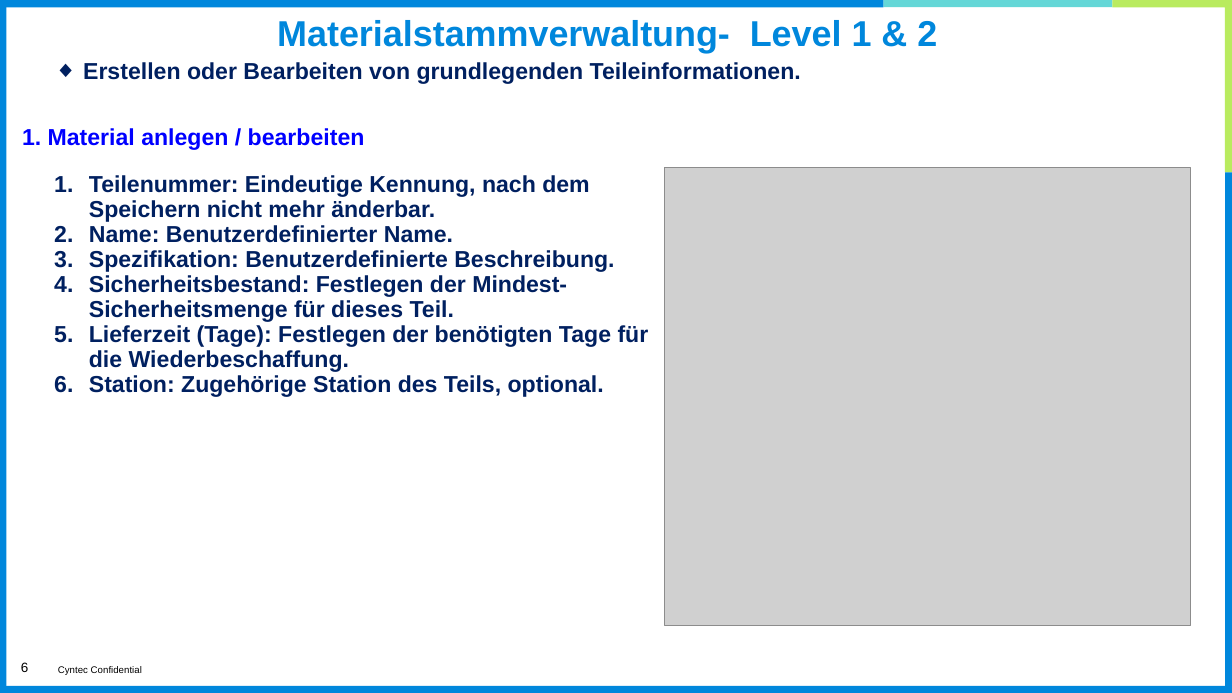
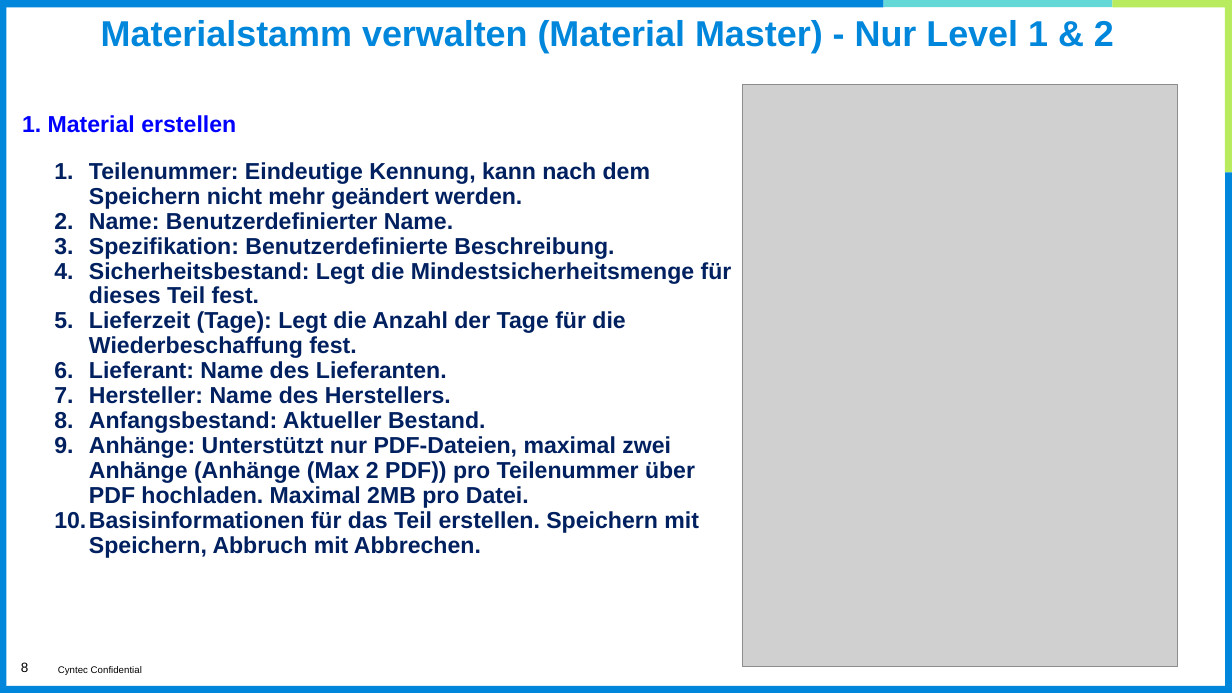
Before and after one commit to eHsuan/PartsManager, a slide deck: slide 8 of doc/Gebrauchsanweisung(Deutsch).pptx (slide 6 before the commit). Drawn at 1232x693 pixels with LibreOffice and Linux fonts; fonts in the diff are those of the drawing; grey boxes stand for pictures; background and template pictures are left out. Boxes give left, top, right and bottom in pixels: in the first picture for what was removed or moved away, otherwise in the second. Text is boxed around its words. In the diff, an @@ line names an element or a change of style, - is before the commit and + after.

```diff
--- a/doc/Gebrauchsanweisung(Deutsch).pptx
+++ b/doc/Gebrauchsanweisung(Deutsch).pptx
@@ title at <box>101,20,1114,53</box>: text changed @@
-Materialstammverwaltung- Level 1 & 2
+Materialstamm verwalten (Material Master) - Nur Level 1 & 2
@@ text removed at <box>83,62,801,84</box> @@
-◆ Erstellen oder Bearbeiten von grundlegenden Teileinformationen.
@@ picture: place and size @@
-picture at <box>665,168,1191,626</box>
+picture at <box>743,84,1178,667</box>
@@ text at <box>22,115,236,133</box>: text changed @@
-1. Material anlegen / bearbeiten
+1. Material erstellen
@@ text "Teilenummer: Eindeutige Kennung, kann nach ...": place and size @@
-text "Teilenummer: Eindeutige Kennung, kann nach ..." at <box>89,175,649,397</box>
+text "Teilenummer: Eindeutige Kennung, kann nach ..." at <box>89,162,732,558</box>
@@ text at <box>89,162,650,209</box>: text changed @@
-1. Teilenummer: Eindeutige Kennung, nach dem Speichern nicht mehr änderbar.
+1. Teilenummer: Eindeutige Kennung, kann nach dem Speichern nicht mehr geändert werden.
@@ text at <box>89,262,732,558</box>: text changed @@
-4. Sicherheitsbestand: Festlegen der Mindest-Sicherheitsmenge für dieses Teil.
-5. Lieferzeit (Tage): Festlegen der benötigten Tage für die Wiederbeschaffung.
-6. Station: Zugehörige Station des Teils, optional.
+4. Sicherheitsbestand: Legt die Mindestsicherheitsmenge für dieses Teil fest.
+5. Lieferzeit (Tage): Legt die Anzahl der Tage für die Wiederbeschaffung fest.
+6. Lieferant: Name des Lieferanten.
+7. Hersteller: Name des Herstellers.
+8. Anfangsbestand: Aktueller Bestand.
+9. Anhänge: Unterstützt nur PDF-Dateien, maximal zwei Anhänge (Anhänge (Max 2 PDF)) pro Teilenummer über PDF hochladen. Maximal 2MB pro Datei.
+10. Basisinformationen für das Teil erstellen. Speichern mit Speichern, Abbruch mit Abbrechen.
@@ page number at <box>21,662,28,672</box>: text changed @@
-6
+8
```
Also in this commit, not shown: 5 other slides changed, 3 slides added, 40 other files.
